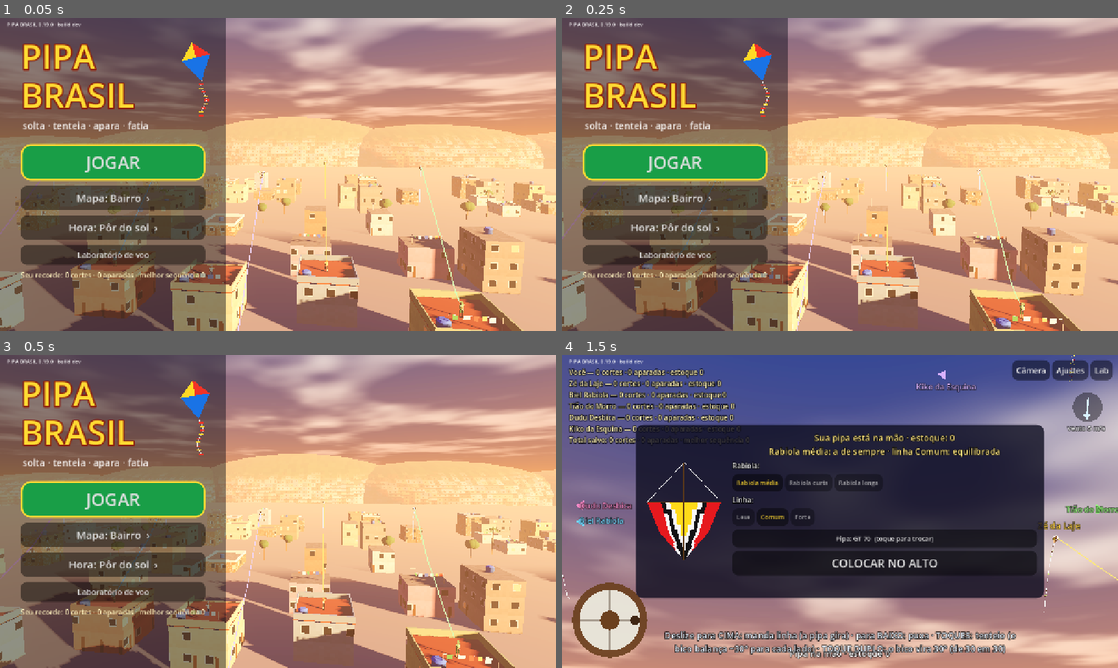
Above: before the commit, frames 1-4 (two rows, left to right).
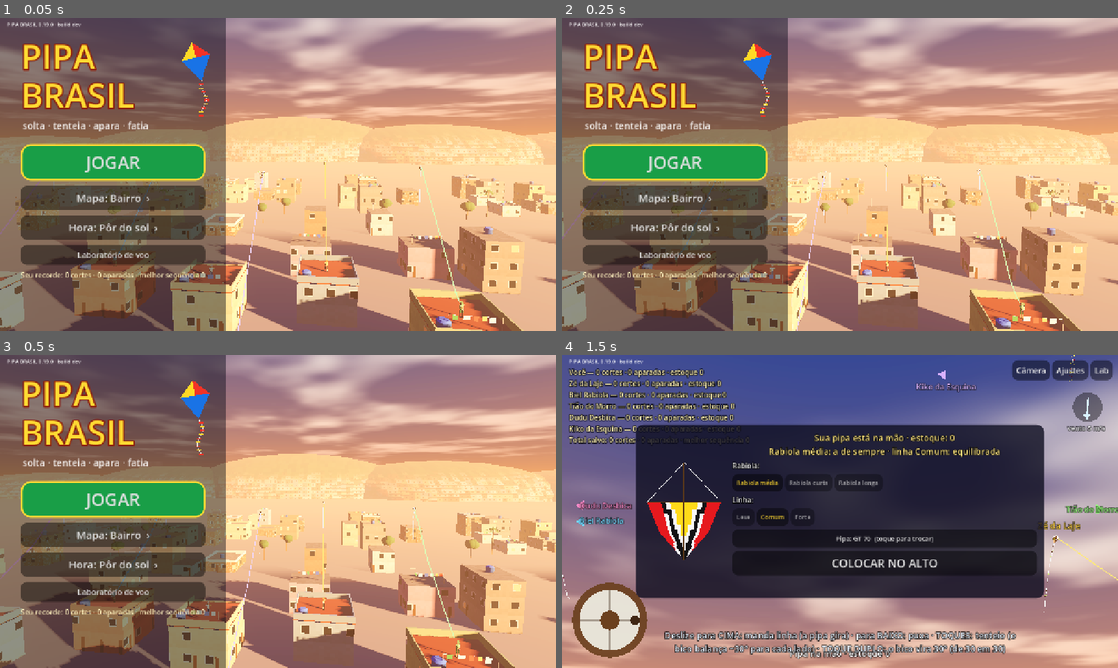
Above: after the commit, the same moments.

Repository: lucaskaeller201-ui/Pipa-Brasil
Game: Godot game, scene res://scenes/main/main.tscn
The game is run twice, just before and just after one commit, with the same random seed, the same clock (stepped at 60 frames per second) and the same inputs.
Inputs:
- Up to frame 1 (0.05 s): no input
- Up to frame 2 (0.25 s): no input
- Up to frame 3 (0.5 s): no input
- Up to frame 4 (1.5 s): click "JOGAR" at 0.5 s; click "Câmera" at 1.25 s

The runs differ from the first frame. In frame 1, 0.2% of the frame differs, in the area x 40-100%, y 46-49%; in frame 2, 0.2%; in frame 3, 0.2%, in the area x 40-100%, y 45-94%; in frame 4, nothing differs.

Commit message:
Chão de terra mais escuro com mato; chão maior até o horizonte
Co-Authored-By: Claude Opus 5.5 <noreply@anthropic.com>
Claude-Session: https://claude.ai/code/session_01VcBVPpGPHbKMkWY2F5CwiY

Diff:
--- a/game/world/ambiente.gd
+++ b/game/world/ambiente.gd
@@ -69,7 +69,7 @@
 	pai.add_child(sol)
 
 	var malha := PlaneMesh.new()
-	malha.size = Vector2(600.0, 600.0)
+	malha.size = Vector2(1600.0, 1600.0)
 	# Chão com ruas, calçadas e terra (D-057); na praia, calçadão e areia.
 	var material := ShaderMaterial.new()
 	material.shader = load("res://game/world/shaders/chao.gdshader")
--- a/game/world/shaders/chao.gdshader
+++ b/game/world/shaders/chao.gdshader
@@ -60,7 +60,9 @@
 		}
 		return;
 	}
-	vec3 terra = mix(vec3(0.42, 0.32, 0.24), vec3(0.55, 0.47, 0.38), n);
+	// terra batida mais escura, com manchas de mato (de dia não fica branca)
+	vec3 terra = mix(vec3(0.3, 0.24, 0.18), vec3(0.4, 0.34, 0.26), n);
+	terra = mix(terra, vec3(0.22, 0.34, 0.14), smoothstep(0.55, 0.72, ruido(p * 0.045 + vec2(7.0, 3.0))) * 0.85);
 	vec3 cor = terra;
 	float rug = 0.95;
 	vec3 r = na_rua(rua_x1, p, true);
